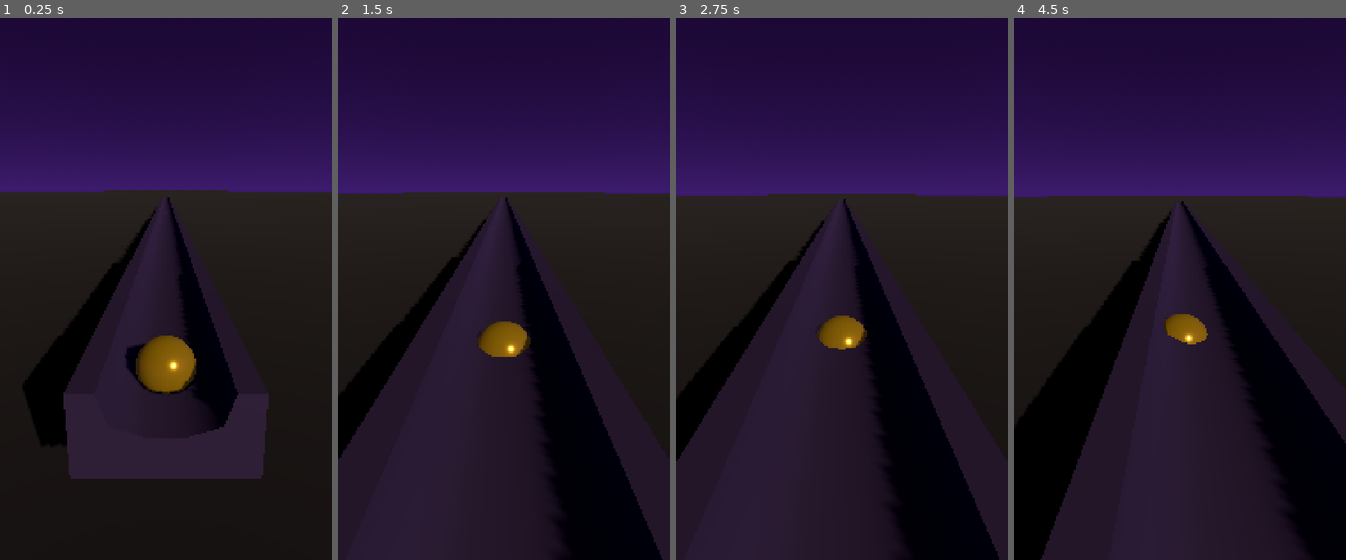
Above: before the commit, frames 1-4 (left to right).
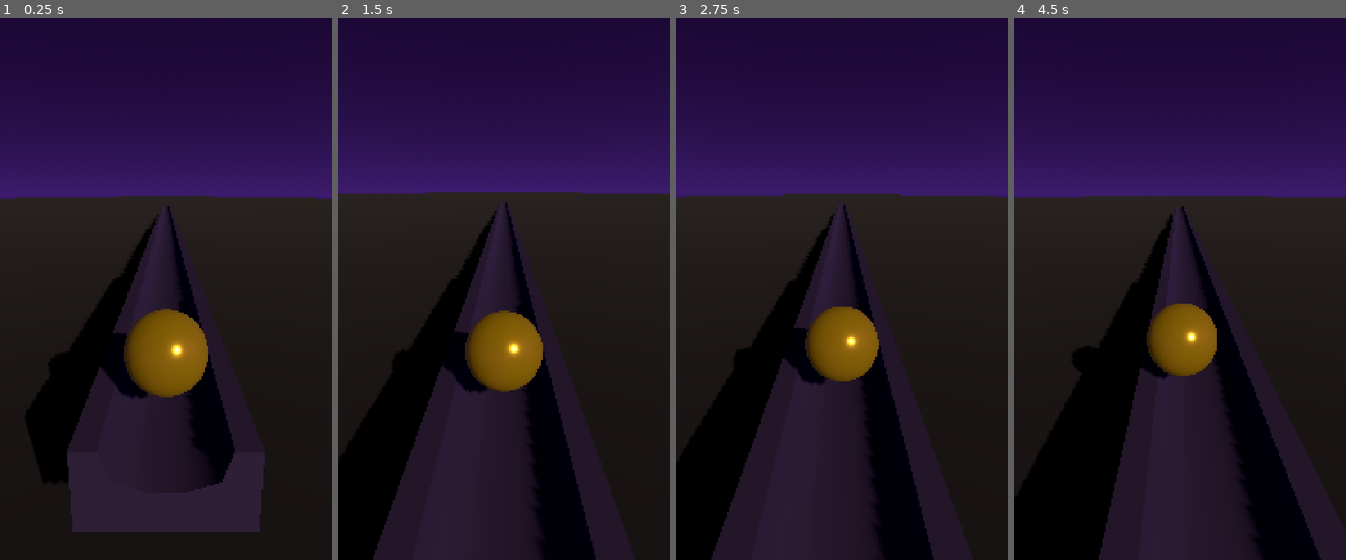
Above: after the commit, the same moments.

Repository: Ebrahassad/marble-rush
Game: Godot game, scene res://scenes/Main.tscn
Two runs of this game, one before a commit and one after it. Both use one fixed random seed, a clock stepped at 60 frames per second and the inputs below.
Inputs (mouse positions are in pixels of both pictures, inside the frame that each line leads up to):
- Up to frame 1 (0.25 s): no input
- Up to frame 2 (1.5 s): move the mouse to (577, 234) at 0.52 s; click (577, 234) at 0.67 s; drag from (437, 294) to (487, 381) at 1.27 s
- Up to frame 3 (2.75 s): move the mouse to (875, 137) at 2.02 s; click (875, 137) at 2.17 s
- Up to frame 4 (4.5 s): drag from (1163, 381) to (1080, 175) at 2.77 s; move the mouse to (1279, 354) at 3.52 s; click (1279, 354) at 3.67 s; drag from (1080, 175) to (1130, 115) at 4.27 s

The runs differ from the first frame. In frame 1, 15% of the frame differs, in the area x 0-100%, y 31-95%; in frame 2, 19%; in frame 3, 19%; in frame 4, 21%, in the area x 0-100%, y 32-100%.

Commit message:
Move ball onto flat top rim of track piece instead of curved groove floor, allowing larger ball size

Diff:
--- a/scenes/Ball.tscn
+++ b/scenes/Ball.tscn
@@ -3,18 +3,18 @@
 [ext_resource type="Script" path="res://scripts/ball_controller.gd" id="1"]
 
 [sub_resource type="SphereMesh" id="SphereMesh_1"]
-radius = 0.44
-height = 0.88
+radius = 0.6
+height = 1.2
 
 [sub_resource type="SphereShape3D" id="SphereShape3D_1"]
-radius = 0.44
+radius = 0.6
 
 [sub_resource type="PhysicsMaterial" id="PhysicsMaterial_1"]
 friction = 0.9
 bounce = 0.05
 
 [node name="Ball" type="RigidBody3D"]
-transform = Transform3D(1, 0, 0, 0, 1, 0, 0, 0, 1, 0, 1, 0)
+transform = Transform3D(1, 0, 0, 0, 1, 0, 0, 0, 1, 0, 1.6, 0)
 contact_monitor = true
 max_contacts_reported = 4
 physics_material_override = SubResource("PhysicsMaterial_1")
--- a/scenes/TrackPiece.tscn
+++ b/scenes/TrackPiece.tscn
@@ -4,7 +4,7 @@
 [ext_resource type="Script" path="res://scripts/track_piece.gd" id="2"]
 
 [sub_resource type="BoxShape3D" id="BoxShape3D_1"]
-size = Vector3(2.2, 0.33, 2.2)
+size = Vector3(2.2, 0.2, 2.2)
 
 [node name="TrackPiece" type="StaticBody3D"]
 script = ExtResource("2")
@@ -13,5 +13,5 @@
 transform = Transform3D(2.2, 0, 0, 0, 2.2, 0, 0, 0, 2.2, 0, 0, 0)
 
 [node name="CollisionShape3D" type="CollisionShape3D" parent="."]
-transform = Transform3D(1, 0, 0, 0, 1, 0, 0, 0, 1, 0, -0.165, 0)
+transform = Transform3D(1, 0, 0, 0, 1, 0, 0, 0, 1, 0, 1.0, 0)
 shape = SubResource("BoxShape3D_1")
